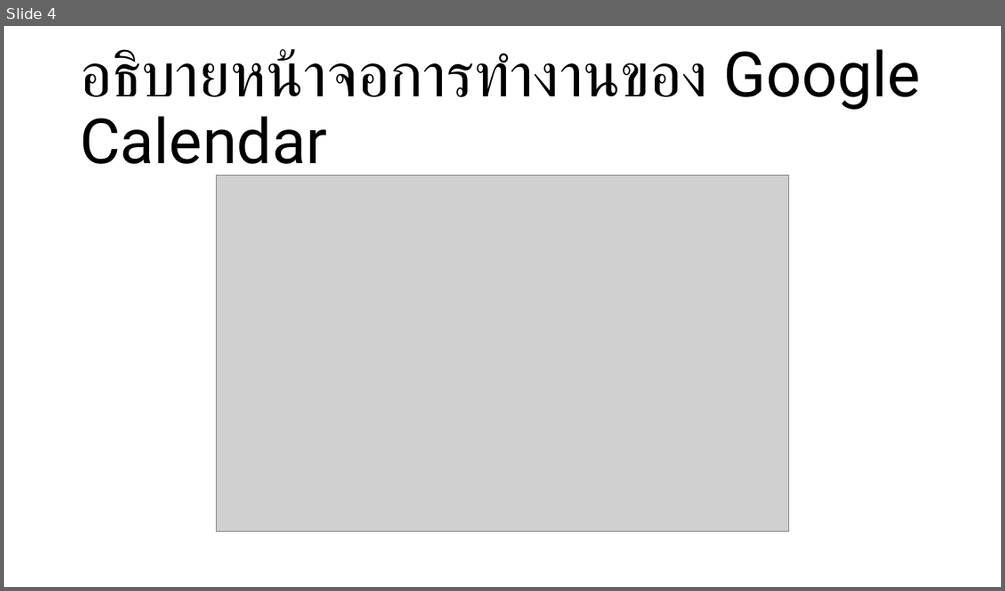
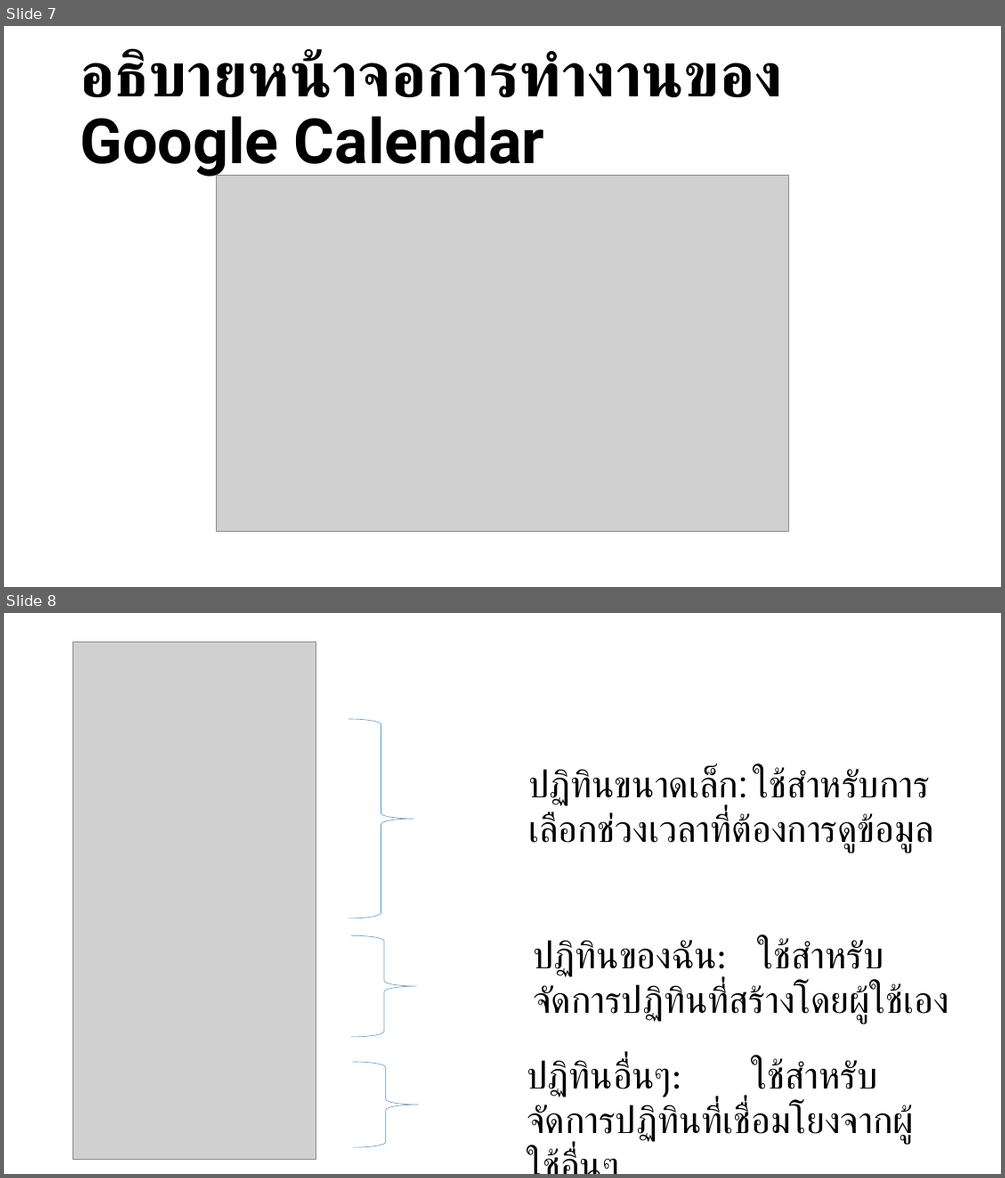
Before and after one commit to bratchasak/gcalendar, a slide deck: Google Calendar.pptx. Shown one above the other, each under a label of ours: slide 4 before the commit, slides 7 and 8 after it. The pictures are 1005x591 and 1005x1178 pixels, drawn with LibreOffice and Linux fonts; fonts in the diff are those of the drawing; grey boxes stand for pictures. Boxes give left, top, right and bottom in pixels: in the first picture for what was removed or moved away, otherwise in the second. Text is boxed around its words. In the diff, an @@ line names an element or a change of style, - is before the commit and + after.

```diff
--- a/Google Calendar.pptx
+++ b/Google Calendar.pptx
@@ slide 8 added at (x1=4, y1=613, x2=1001, y2=1174), background #FFFFFF @@
@@ picture added at (x1=73, y1=642, x2=316, y2=1159) @@
@@ right brace added at (x1=348, y1=719, x2=413, y2=919), outline #5B9BD5 0.5 pt @@
@@ text added at (x1=528, y1=768, x2=933, y2=852), 36 pt, text #000000 @@
+    ปฏิทินขนาดเล็ก: ใช้สำหรับการเลือกช่วงเวลาที่ต้องการดูข้อมูล
@@ right brace added at (x1=352, y1=935, x2=418, y2=1037), outline #5B9BD5 0.5 pt @@
@@ text added at (x1=533, y1=940, x2=948, y2=1023), 36 pt, text #000000 @@
+    ปฏิทินของฉัน: ใช้สำหรับจัดการปฏิทินที่สร้างโดยผู้ใช้เอง
@@ right brace added at (x1=353, y1=1062, x2=419, y2=1148), outline #5B9BD5 0.5 pt @@
@@ text added at (x1=526, y1=1060, x2=914, y2=1143), 36 pt, text #000000 @@
+    ปฏิทินอื่นๆ: ใช้สำหรับจัดการปฏิทินที่เชื่อมโยงจากผู้ใช้อื่นๆ
@@ what was slide 4 is now slide 7 @@
@@ slide 7 changed as well @@
@@ title "อธิบายหน้าจอการทำงานของ Google Calendar" at (x1=80, y1=48, x2=783, y2=178): bold on @@
```
Also in this commit, not shown: 16 other slides changed, 5 other slides added, 1 other file.
